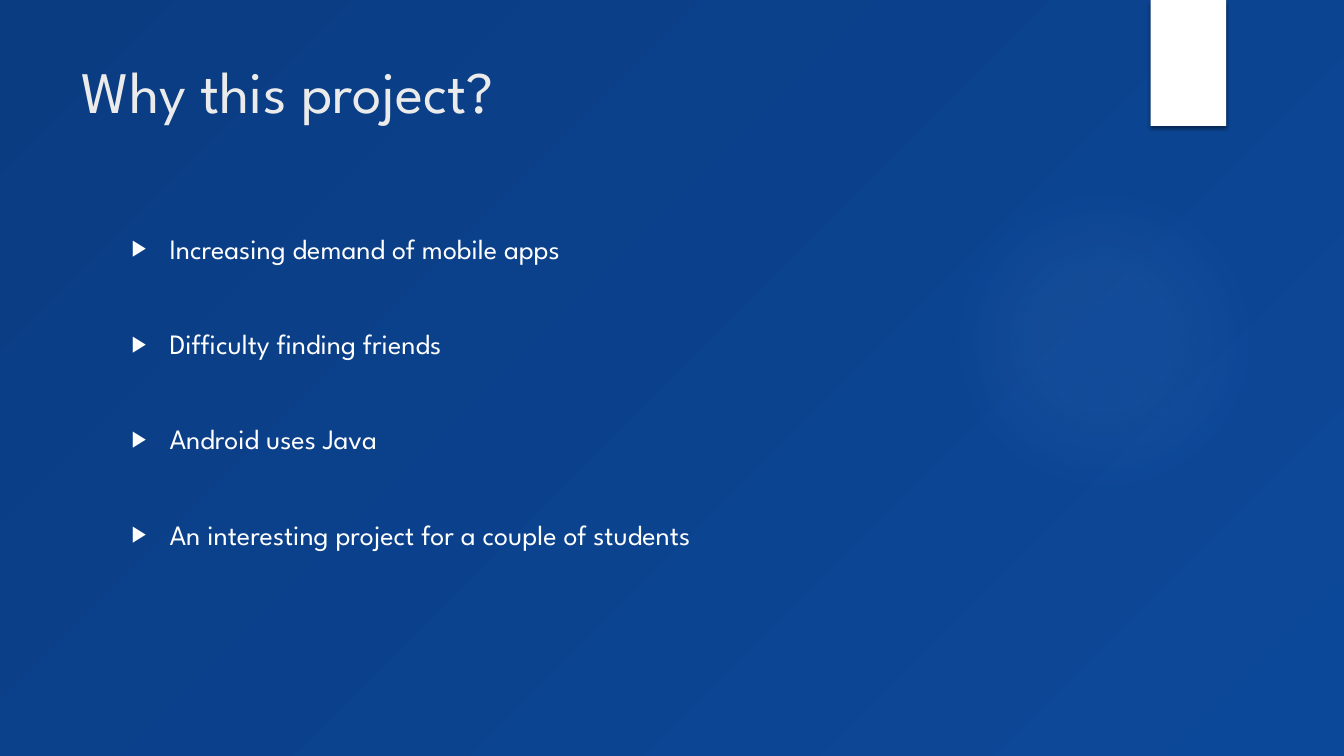
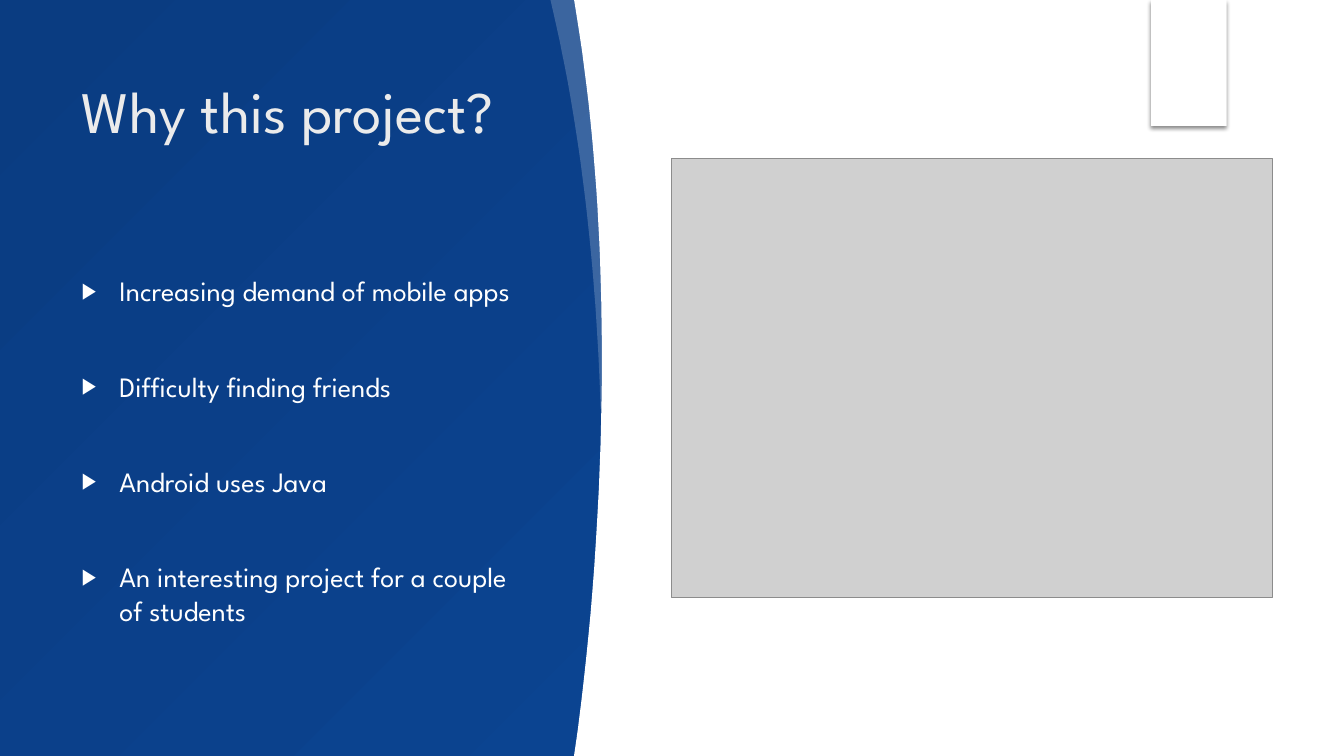
Before and after one commit to superDeano/Moody-app, a slide deck: slide 3 of Documentation/Moods-final.pptx. Drawn at 1344x756 pixels with LibreOffice and Linux fonts; fonts in the diff are those of the drawing; grey boxes stand for pictures; background and template pictures are left out. Boxes give left, top, right and bottom in pixels: in the first picture for what was removed or moved away, otherwise in the second. Text is boxed around its words. In the diff, an @@ line names an element or a change of style, - is before the commit and + after.

Commit message:
Powerpoint is lit
Added pictures, design, and my slides

```diff
--- a/Documentation/Moods-final.pptx
+++ b/Documentation/Moods-final.pptx
@@ freeform shape added at [551, 0, 612, 409], fill #FFFFFF at 20% opacity @@
@@ freeform shape added at [574, 0, 722, 756], fill #FFFFFF @@
@@ rectangle added at [671, 0, 1344, 756], fill #FFFFFF @@
@@ rectangle added at [1151, 0, 1227, 126], fill #FFFFFF @@
@@ title "Why this project?": place and size @@
-title "Why this project?" at [81, 72, 493, 126]
+title "Why this project?" at [82, 92, 493, 146]
@@ picture added at [671, 158, 1272, 597] @@
@@ ellipse removed at [949, 185, 1259, 495] @@
@@ text "Increasing demand of mobile apps" rewrapped from [170, 239, 690, 551] to [119, 281, 510, 622] @@
```
Also in this commit, not shown: 5 other slides changed, 5 slides added, 2 slides removed.
